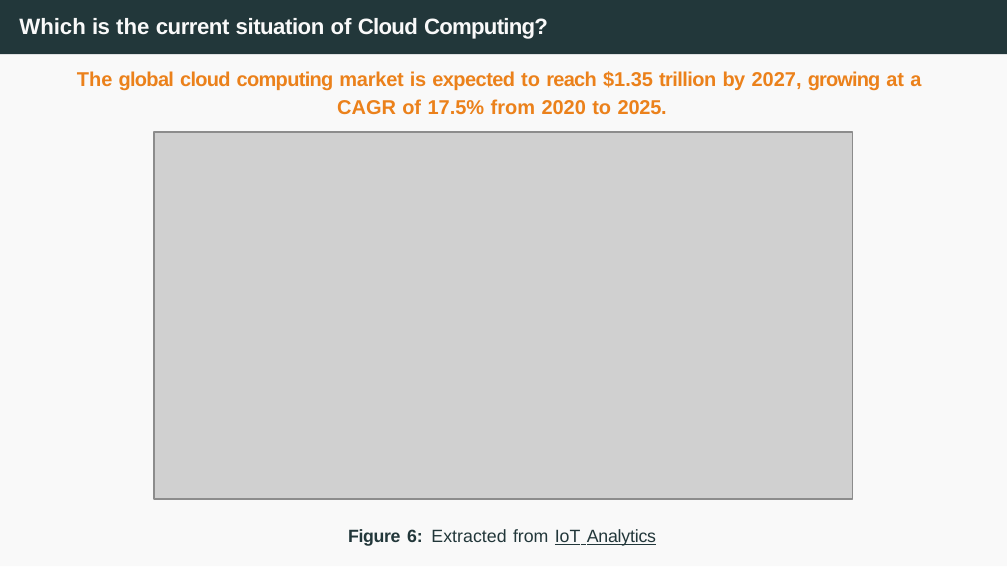
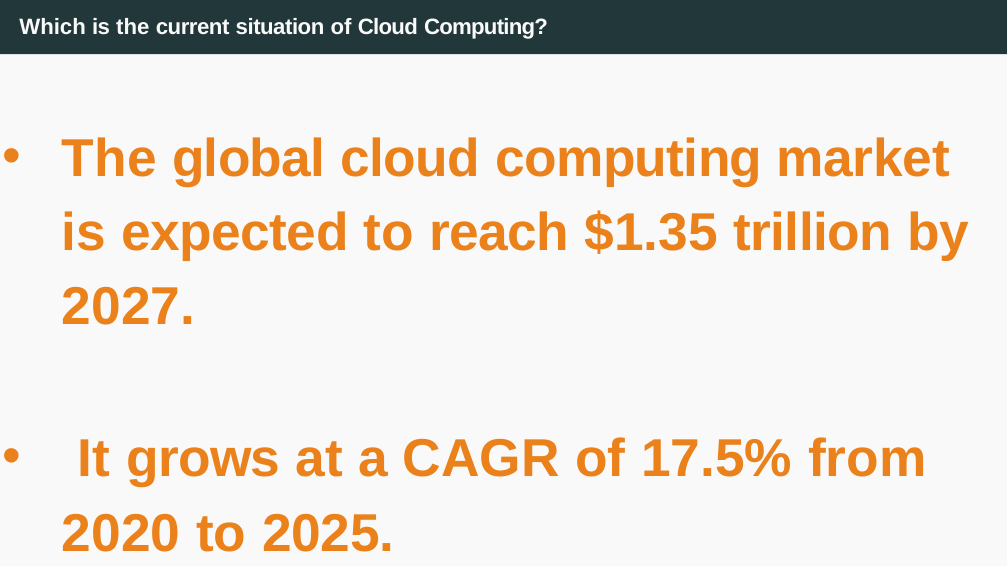
Before and after one commit to joanpaucm/HPDCB, a slide deck: slide 20 of src/slides/Session 1 and 2 - Introduction to Cloud Computing + Github Pages-2026.pptx (slide 19 before the commit). Drawn at 1008x567 pixels with LibreOffice and Linux fonts; fonts in the diff are those of the drawing; grey boxes stand for pictures. Boxes give left, top, right and bottom in pixels: in the first picture for what was removed or moved away, otherwise in the second. Text is boxed around its words. In the diff, an @@ line names an element or a change of style, - is before the commit and + after.

```diff
--- a/src/slides/Session 1 and 2 - Introduction to Cloud Computing + Github Pages-2026.pptx
+++ b/src/slides/Session 1 and 2 - Introduction to Cloud Computing + Github Pages-2026.pptx
@@ text at (62, 137, 970, 552): text changed; size 9 to 24 pt @@
-The global cloud computing market is expected to reach $1.35 trillion by 2027, growing at a CAGR of 17.5% from 2020 to 2025.
+• The global cloud computing market is expected to reach $1.35 trillion by 2027.
+• It grows at a CAGR of 17.5% from 2020 to 2025.
@@ picture removed at (155, 133, 853, 500) @@
@@ text removed at (348, 529, 656, 546) @@
-Figure 6: Extracted from IoT Analytics
```
Also in this commit, not shown: 4 slides added, 3 other files.
